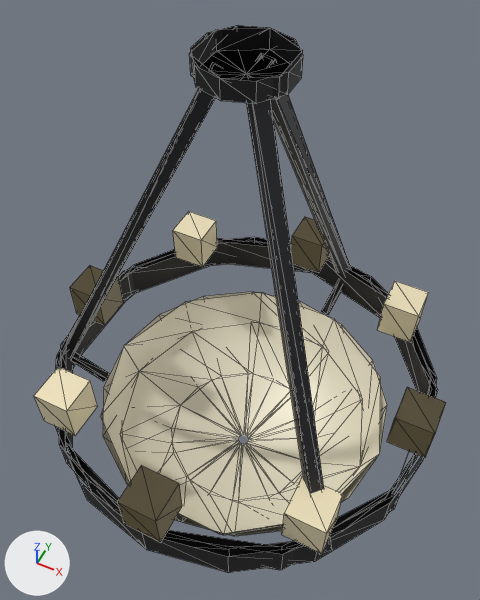
A saved change to the glTF model packages/client/public/kit/lamp.chandelier_bowl.iron.glb.
Camera for both pictures: a camera (50 mm lens) standing at (0.582, -1.193, 2.299) and looking at (-0.015, 0.001, 0.807). The lights are fixed; the arrows at lower left show +X, +Y and +Z. The first picture is the older version. Mesh edges are drawn as thin lines. Objects named as collision shapes, trigger or cutter boxes, shadow casters or lower levels of detail are left out. Vertices at exactly the same position are counted once.

Objects in the first picture: 'lamp_chandelier_bowl_iron', 'lamp_chandelier_bowl_iron_lod1'.
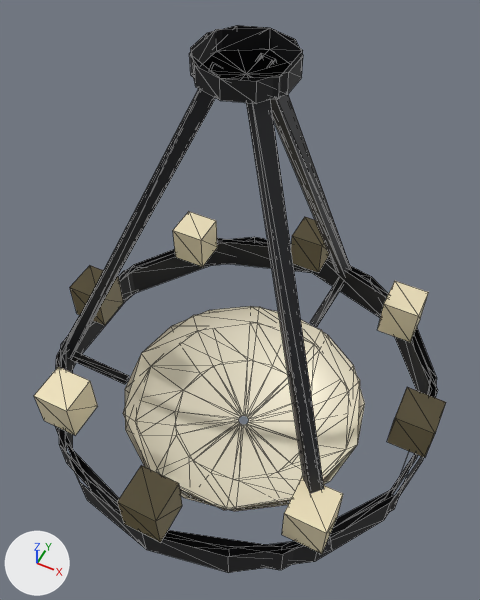
Location of each change, (x1, y1, x2, y2) in pixels of the pictures (480 x 600 px; the box of a moved part takes in the faces that stretch with it):
part 1 of me_lamp_chandelier_bowl_iron, moved or reshaped
    before: (72, 282, 387, 536)
    after: (72, 280, 365, 511)
part 2 of me_lamp_chandelier_bowl_iron_lod1, moved or reshaped
    before: (100, 293, 381, 535)
    after: (123, 307, 360, 510)
part 3 of me_lamp_chandelier_bowl_iron_lod1, recoloured
    before: (100, 293, 381, 534)
    after: (123, 307, 360, 510)

Patch to the scene script:
```diff
--- a/packages/client/public/kit/lamp.chandelier_bowl.iron.glb.py
+++ b/packages/client/public/kit/lamp.chandelier_bowl.iron.glb.py
@@ me_lamp_chandelier_bowl_iron @@
 # used by ob_lamp_chandelier_bowl_iron; location = (0.0, 0.0, 0.0)
-me_lamp_chandelier_bowl_iron.from_pydata(...)  # 261 vertices, 318 faces; spans x -0.64..0.64, y -0.64..0.64, z 0.0..1.6
+me_lamp_chandelier_bowl_iron.from_pydata(...)  # 261 vertices, 318 faces; spans x -0.64..0.64, y -0.64..0.64, z 0.14..1.6
+# me_lamp_chandelier_bowl_iron part 1: 76 of 261 vertices moved; they spanned x -0.51..0.51, y -0.51..0.51, z 0.0..0.31 and now span x -0.43..0.43, y -0.43..0.43, z 0.14..0.31; mean shift (0.0, 0.0, 0.07); largest move (-0.02, 0.0, 0.0) -> (-0.02, 0.0, 0.14)
 me_lamp_chandelier_bowl_iron.materials.append(mat_kit_painted_metal)
@@ me_lamp_chandelier_bowl_iron_lod1 @@
 # used by ob_lamp_chandelier_bowl_iron_lod1; location = (0.0, 0.0, 0.0)
-me_lamp_chandelier_bowl_iron_lod1.from_pydata(...)  # 173 vertices, 206 faces; spans x -0.64..0.64, y -0.64..0.64, z 0.0..1.6
+me_lamp_chandelier_bowl_iron_lod1.from_pydata(...)  # 173 vertices, 206 faces; spans x -0.64..0.64, y -0.64..0.64, z 0.14..1.6
+# me_lamp_chandelier_bowl_iron_lod1 part 2: 52 of 173 vertices moved; they spanned x -0.51..0.51, y -0.48..0.51, z 0.0..0.31 and now span x -0.43..0.43, y -0.41..0.43, z 0.14..0.31; mean shift (0.0, 0.0, 0.06); largest move (-0.28, 0.0, 0.05) -> (0.26, 0.0, 0.17)
+# me_lamp_chandelier_bowl_iron_lod1 part 3: 10 kept faces spanning x -0.43..0.43, y -0.41..0.41, z 0.24..0.3 get new vertex colours; the middle colour goes from pale yellow #ede6ce to pale yellow #efe7d0
 me_lamp_chandelier_bowl_iron_lod1.materials.append(mat_kit_painted_metal)
```
